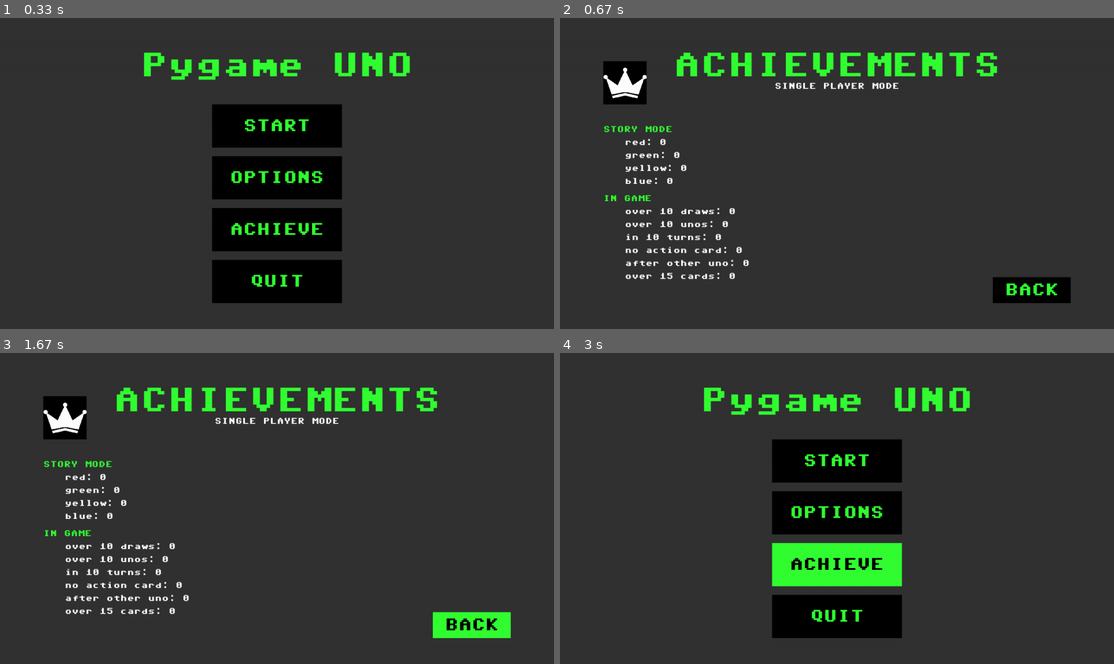
Above: before the commit, frames 1-4 (two rows, left to right).
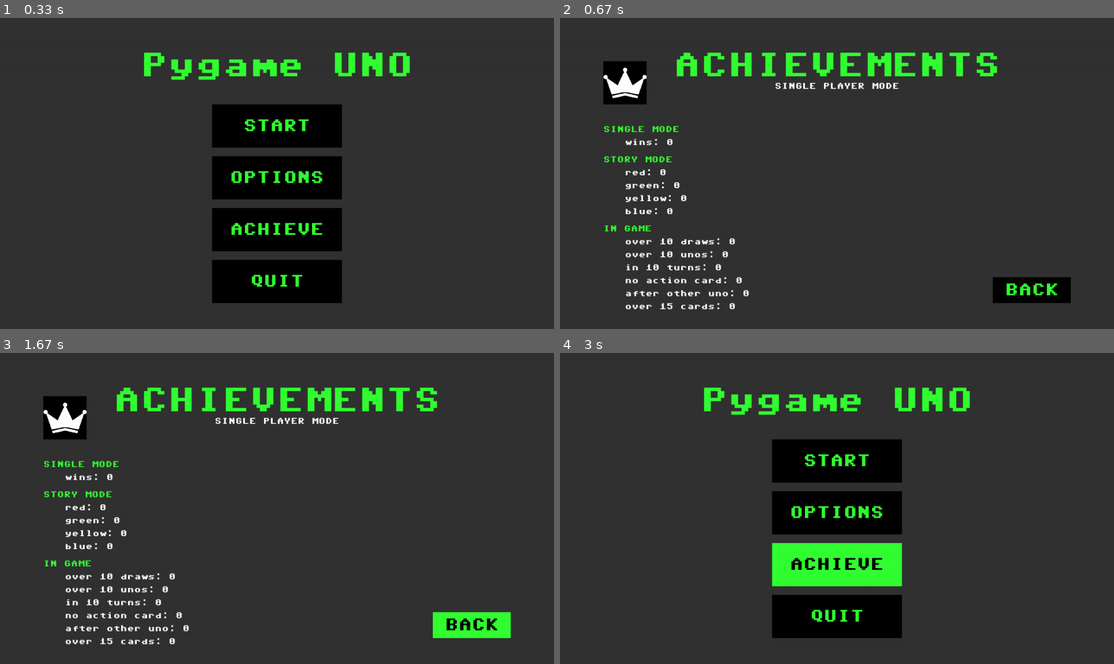
Above: after the commit, the same moments.

Repository: jrsky723/pygameuno
Game: pygame game, started from main.py
Same seed, same stepped clock (60 frames per second), same inputs: the game is played once before the commit and once after it.
Inputs (mouse positions are in pixels of both pictures, inside the frame that each line leads up to):
- Up to frame 1 (0.33 s): no input
- Up to frame 2 (0.67 s): click "ACHIEVE" at 0.38 s
- Up to frame 3 (1.67 s): hold Right 0.67-1.13 s; click (454, 499) at 1.27 s; hold Up from 1.55 s (still down)
- Up to frame 4 (3 s): release Up at 1.85 s; click (704, 511) at 1.93 s; hold Right 2.22-2.68 s; tap Enter at 2.72 s

Frame 1 is identical in both runs. In frame 2, 2.8% of the frame differs, in the area x 7-35%, y 34-94%; in frame 3, 2.8%; in frame 4, nothing differs.

Commit message:
Update achievements_menu.py
background update

Diff:
--- a/screens/game_screen.py
+++ b/screens/game_screen.py
@@ -18,6 +18,7 @@
 from utils.draw_functions import draw_inner_border
 from utils.constants import SCREEN as S, SIZE_RATIO as SR, SOUND, MUSIC, IMAGE
 from game.uno_constants import COLORS
+from utils.constants import IMAGE
 import copy
 
 
@@ -25,21 +26,34 @@
     def __init__(self, screen, clock, options, game_info):
         super().__init__(screen, clock, options)
         pygame.mixer.music.load(MUSIC.GAME_BACKGROUND)
-        pygame.mixer.music.play(-1)
         self.max_players = 6
         self.game_info = game_info
         self.my_player_idx = 0
+        self.background_image = None
         if game_info["mode"] == "story":
             if game_info["zone"] == "red_zone":
                 self.game = UnoGameRed(game_info["players"])
+                self.background_image = pygame.image.load(IMAGE.RED_ZONE)
+                pygame.mixer.music.load(MUSIC.RED_ZONE_BACKGROUND)
             elif game_info["zone"] == "green_zone":
                 self.game = UnoGameGreen(game_info["players"])
+                self.background_image = pygame.image.load(IMAGE.GREEN_ZONE)
+                pygame.mixer.music.load(MUSIC.GREEN_ZONE_BACKGROUND)
+            elif game_info["zone"] == "yellow_zone":
+                self.game = UnoGameYellow(game_info["players"])
+                self.background_image = pygame.image.load(IMAGE.YELLOW_ZONE)
+                pygame.mixer.music.load(MUSIC.YELLOW_ZONE_BACKGROUND)
             elif game_info["zone"] == "blue_zone":
                 self.game = UnoGameBlue(game_info["players"])
-            elif game_info["zone"] == "yellow_zone":
-                self.game = UnoGameYellow(game_info["players"])
+                self.background_image = pygame.image.load(IMAGE.BLUE_ZONE)
+                pygame.mixer.music.load(MUSIC.BLUE_ZONE_BACKGROUND)
+
+            self.background_image = pygame.transform.scale(
+                self.background_image, (self.screen_width, self.screen_height)
+            )
         else:
             self.game = UnoGame(game_info["players"])
+        pygame.mixer.music.play(-1)
         self.my_player = self.game.get_player(self.my_player_idx)
         self.my_player.create_achievements()
         self.coms = self.game.get_com_players()
@@ -140,12 +154,12 @@
             "size": (self.screen_width / 4, self.screen_height / 5),
             "gap": (self.screen_height / 5),
         }
-        self.my_hand_surface = pygame.Surface(self.my_hand_surface_const["size"])
-        self.board_surface = pygame.Surface(self.board_surface_const["size"])
+        self.my_hand_surface = pygame.Surface(self.my_hand_surface_const["size"], pygame.SRCALPHA, 32)
+        self.board_surface = pygame.Surface(self.board_surface_const["size"], pygame.SRCALPHA, 32)
         self.com_hand_surfaces = []
         for _ in range(self.max_players - 1):
             self.com_hand_surfaces.append(
-                pygame.Surface(self.com_hand_surface_const["size"])
+                pygame.Surface(self.com_hand_surface_const["size"], pygame.SRCALPHA, 32)
             )
         self.surfaces = [
             self.my_hand_surface,
@@ -426,7 +440,7 @@
             )
         # fill surfaces & add inner border
         for surface in self.surfaces:
-            surface.fill(self.background_color)
+            surface.fill((0, 0, 0, 0))
             draw_inner_border(surface, rgb("white"), 3)
 
     def draw_card_renders(self):
@@ -445,15 +459,21 @@
         self.achievement_text.draw(self.alert_box)
         self.screen.blit(self.alert_box, self.alert_box_pos)
 
+    def draw_background(self):
+        if self.background_image is not None:
+            self.screen.blit(self.background_image, (0, 0))
+        else:
+            self.screen.fill(self.background_color)
+
     def draw(self):
         super().draw()
+        self.draw_background()
         self.draw_surfaces()
         self.draw_board()
         self.draw_players()
         self.draw_card_renders()
         self.draw_animations()
         self.draw_alert_box()
-
     # endregion
 
     # region Main Loop
--- a/screens/menus/achievements_menu.py
+++ b/screens/menus/achievements_menu.py
@@ -28,7 +28,6 @@
         ]
         T_X, T_Y, T_GAP1, T_GAP2 = 100, 250, 40, 30
         text_params = {"x": T_X, "font_size": 20, **self.rect_params}
-        i = 0
         for key, value in single_player_achievements.items():
             if isinstance(value, dict):
                 self.texts += [
--- a/utils/constants.py
+++ b/utils/constants.py
@@ -40,11 +40,19 @@
 class MUSIC:
     MENU_BACKGROUND = os.path.join(SOUNDS_PATH, "sinnesloschen-beam.mp3")
     GAME_BACKGROUND = os.path.join(SOUNDS_PATH, "cool-jazz-loops-2641.mp3")
+    RED_ZONE_BACKGROUND = os.path.join(SOUNDS_PATH, "japan-koto-folk-background-music-124876.mp3")
+    GREEN_ZONE_BACKGROUND = os.path.join(SOUNDS_PATH, "secret-garden-mystically-chill-out-music-7489.mp3")
+    YELLOW_ZONE_BACKGROUND = os.path.join(SOUNDS_PATH, "middle-east-127104.mp3")
+    BLUE_ZONE_BACKGROUND = os.path.join(SOUNDS_PATH, "cinematic-landscape-118672.mp3")
 
 
 class IMAGE:
     STORY_MODE = os.path.join(IMAGES_PATH, "story_mode.png")
     CROWN = os.path.join(IMAGES_PATH, "crown.png")
+    RED_ZONE = os.path.join(IMAGES_PATH, "red_zone.png")
+    GREEN_ZONE = os.path.join(IMAGES_PATH, "green_zone.png")
+    YELLOW_ZONE = os.path.join(IMAGES_PATH, "yellow_zone.png")
+    BLUE_ZONE = os.path.join(IMAGES_PATH, "blue_zone.png")
 
 
 # Colors
@@ -122,7 +130,6 @@
     HOVERED_BORDER_WIDTH = 2
     SELECTED_BORDER_WIDTH = 4
 
-
 ## Story mode constants
 
 STORY_MODE_DESCRIPTION = {
--- a/utils/json.py
+++ b/utils/json.py
@@ -28,7 +28,9 @@
 
 DEFAULT_ACHIEVEMENTS = {
     "single player mode": {
-        "single mode": 0,
+        "single mode": {
+            "wins": 0,
+        },
         "story mode": {
             "red": 0,
             "green": 0,
Binary file added: assets/images/blue_zone.png
Binary file added: assets/images/green_zone.png
Binary file added: assets/images/red_zone.png
Binary file added: assets/images/yellow_zone.png
Not shown, added: assets/sounds/cinematic-landscape-118672.mp3
Not shown, added: assets/sounds/japan-koto-folk-background-music-124876.mp3
Not shown, added: assets/sounds/middle-east-127104.mp3
Not shown, added: assets/sounds/secret-garden-mystically-chill-out-music-7489.mp3
